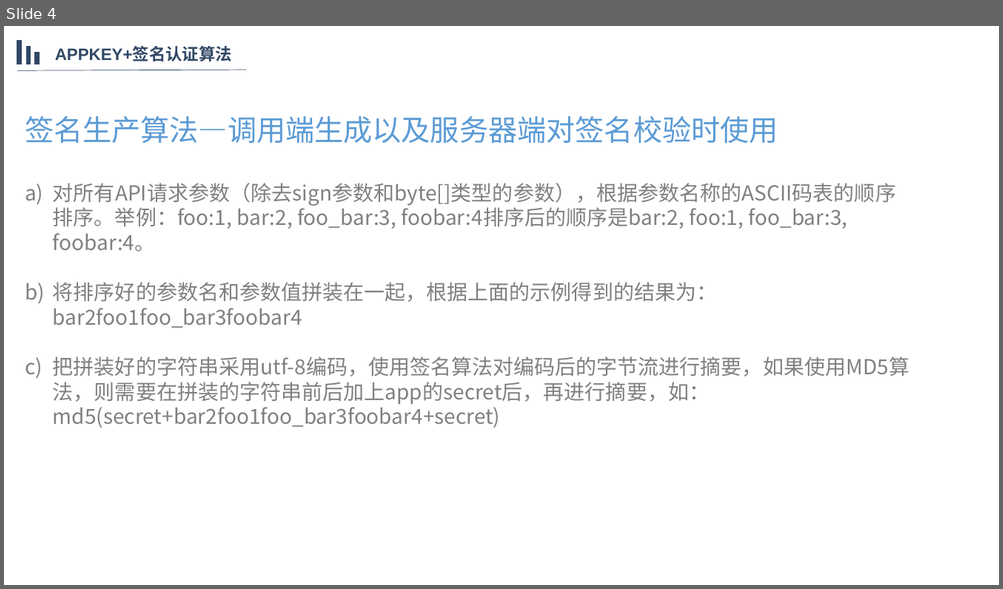
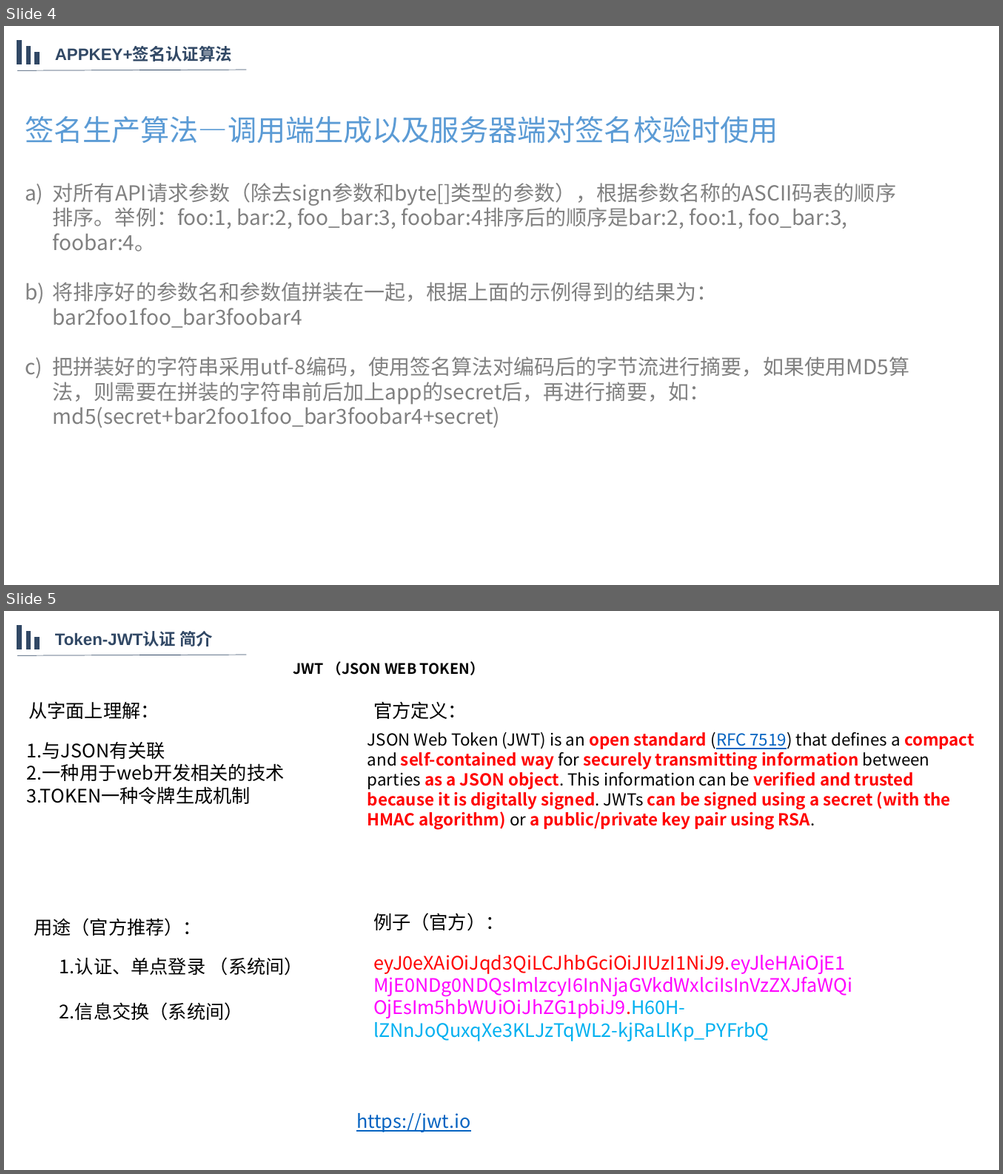
Before and after one commit to kwang2003/rest-auth, a slide deck: 安全认证方案.pptx. Shown one above the other, each under a label of ours: slide 4 before the commit, slides 4 and 5 after it. The pictures are 1003x589 and 1003x1174 pixels, drawn with LibreOffice and Linux fonts; fonts in the diff are those of the drawing. Boxes give left, top, right and bottom in pixels: in the first picture for what was removed or moved away, otherwise in the second. Text is boxed around its words. In the diff, an @@ line names an element or a change of style, - is before the commit and + after.

Commit message:
'添加了jwt认证方式并更新了readme'

```diff
--- a/安全认证方案.pptx
+++ b/安全认证方案.pptx
@@ slide 5 added at <box>4,611,999,1170</box>, background #FFFFFF @@
@@ group added at <box>17,625,247,655</box>: 3 rectangles, 1 line, 1 text @@
+Token-JWT认证 简介
@@ text added at <box>293,661,484,675</box>, 14 pt, text #000000, bold @@
+JWT （JSON WEB TOKEN）
@@ text added at <box>28,701,159,719</box>, 18 pt, text #000000 @@
+从字面上理解：
@@ text added at <box>373,701,466,719</box>, 18 pt, text #000000 @@
+官方定义：
@@ text added at <box>27,742,284,804</box>, 18 pt, text #000000 @@
+1.与JSON有关联
+2.一种用于web开发相关的技术
+3.TOKEN一种令牌生成机制
@@ text added at <box>367,732,974,829</box>, 16 pt, text #FF0000, bold @@
+JSON Web Token (JWT) is an open standard (RFC 7519) that defines a compact and self-contained way for securely transmitting information between parties as a JSON object. This information can be verified and trusted because it is digitally signed. JWTs can be signed using a secret (with the HMAC algorithm) or a public/private key pair using RSA.
@@ text added at <box>34,918,202,937</box>, 18 pt, text #000000 @@
+用途（官方推荐）：
@@ text added at <box>373,913,504,931</box>, 18 pt, text #000000 @@
+例子（官方）：
@@ text added at <box>60,957,303,1021</box>, 18 pt, text #000000 @@
+1.认证、单点登录 （系统间）
+2.信息交换（系统间）
@@ text added at <box>373,955,845,1042</box>, 18 pt, text #FF00FF @@
+eyJ0eXAiOiJqd3QiLCJhbGciOiJIUzI1NiJ9.eyJleHAiOjE1MjE0NDg0NDQsImlzcyI6InNjaGVkdWxlciIsInVzZXJfaWQiOjEsIm5hbWUiOiJhZG1pbiJ9.H60H-lZNnJoQuxqXe3KLJzTqWL2-kjRaLlKp_PYFrbQ
@@ text added at <box>356,1113,470,1133</box>, 18 pt, text #0563C1, underline @@
+https://jwt.io
```
Also in this commit, not shown: 1 other slide added, 1 other file.
